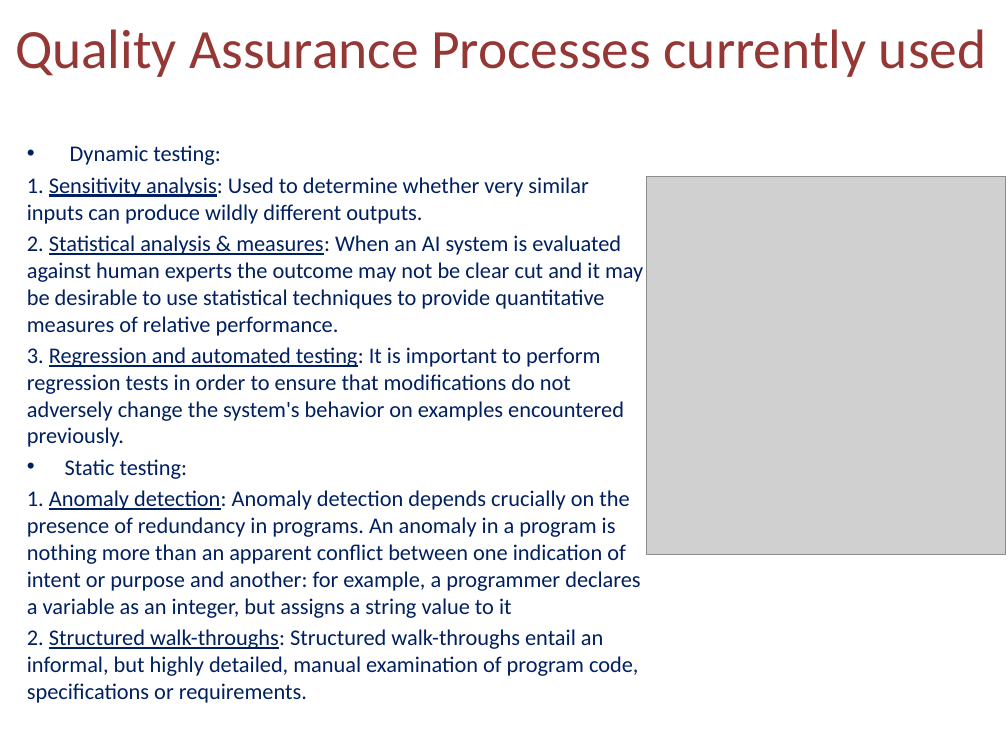
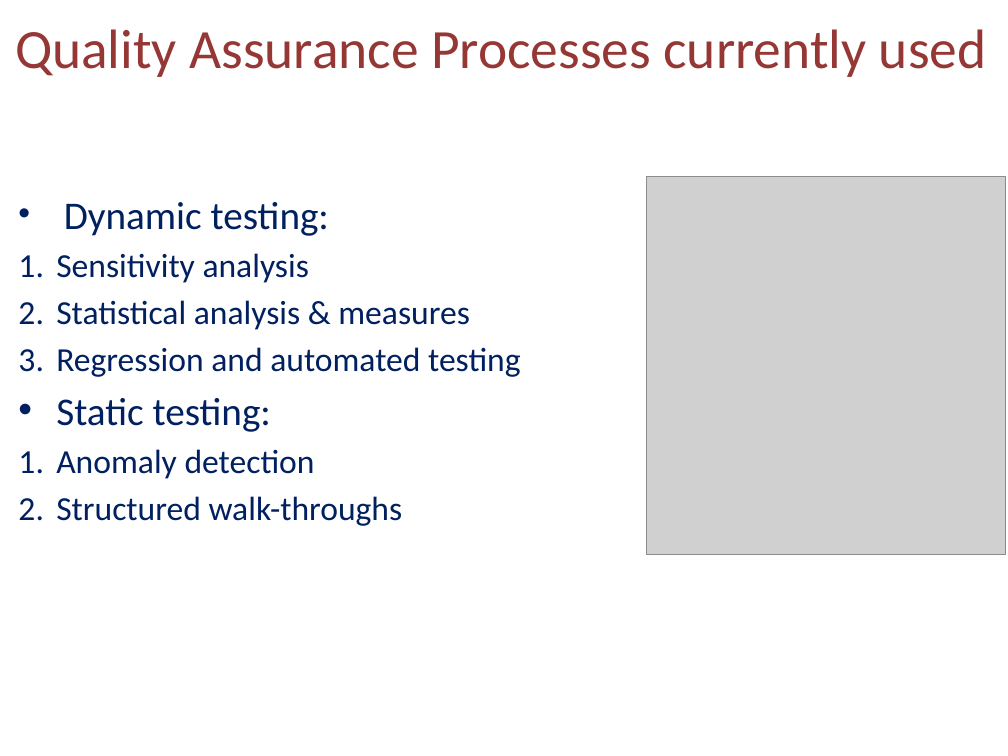
Before and after one commit to shahdk/SchoolBud, a slide deck: slide 3 of Documents/DomainTrackPPT.pptx. Drawn at 1008x756 pixels with LibreOffice and Linux fonts; fonts in the diff are those of the drawing; grey boxes stand for pictures. Boxes give left, top, right and bottom in pixels: in the first picture for what was removed or moved away, otherwise in the second. Text is boxed around its words. In the diff, an @@ line names an element or a change of style, - is before the commit and + after.

```diff
--- a/Documents/DomainTrackPPT.pptx
+++ b/Documents/DomainTrackPPT.pptx
@@ text "Dynamic testing:": place and size @@
-text "Dynamic testing:" at box(27, 145, 643, 703)
+text "Dynamic testing:" at box(56, 202, 521, 526)
@@ text at box(56, 202, 329, 432): size 16 to 28 pt in "Dynamic testing:", "Static testing:"; more space between paragraphs @@
@@ text at box(56, 253, 521, 377): text changed; size 16 to 24 pt @@
-1. Sensitivity analysis: Used to determine whether very similar inputs can produce wildly different outputs.
-2. Statistical analysis & measures: When an AI system is evaluated against human experts the outcome may not be clear cut and it may be desirable to use statistical techniques to provide quantitative measures of relative performance.
-3. Regression and automated testing: It is important to perform regression tests in order to ensure that modifications do not adversely change the system's behavior on examples encountered previously.
+1. Sensitivity analysis
+2. Statistical analysis & measures
+3. Regression and automated testing
@@ text at box(56, 449, 403, 526): text changed; size 16 to 24 pt @@
-1. Anomaly detection: Anomaly detection depends crucially on the presence of redundancy in programs. An anomaly in a program is nothing more than an apparent conflict between one indication of intent or purpose and another: for example, a programmer declares a variable as an integer, but assigns a string value to it
-2. Structured walk-throughs: Structured walk-throughs entail an informal, but highly detailed, manual examination of program code, specifications or requirements.
+1. Anomaly detection
+2. Structured walk-throughs
```
Also in this commit, not shown: 8 other slides changed.
